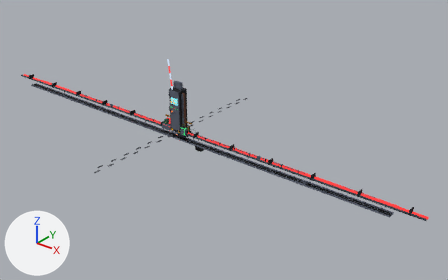
The glTF model packages/app/public/city/room-detail-alchemia-props.glb: old version first, new version second.
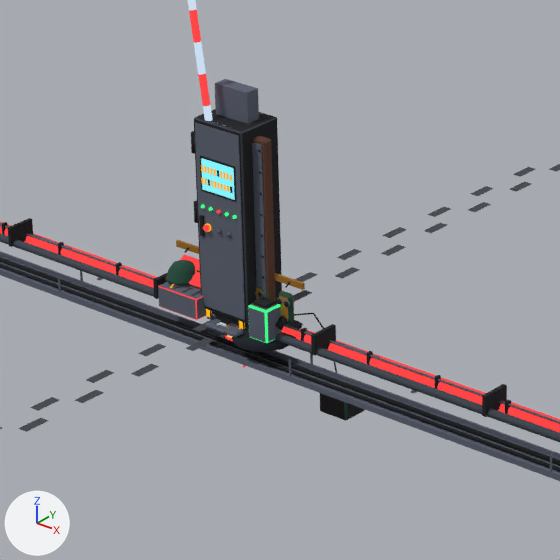
Old and new are each drawn whole from a camera (50 mm lens) standing at (17.58, -18.72, 11.89) and looking at (2.0, 0.75, -0.19) and again close up on the part from 29% to 55% of the width and 23% to 65% of the height. The axes (+X, +Y, +Z) are drawn at lower left. The lights are the same throughout. The older version's two pictures come first.

Names of what the first close-up shows: 'rd-p1-barrier', 'rd-p1-ceiling', 'rd-p1-floor', 'rd-p2-cabinet', 'rd-p2-pipes', 'rd-p2-tech', 'rd-shelter-conduit', 'rd-shelter-door', 'rd-shelter-hebi', 'rd-shelter-masks', 'rd-shelter-prints' and 4 more.
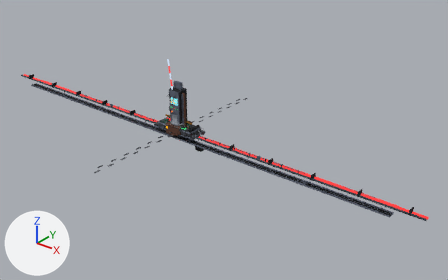
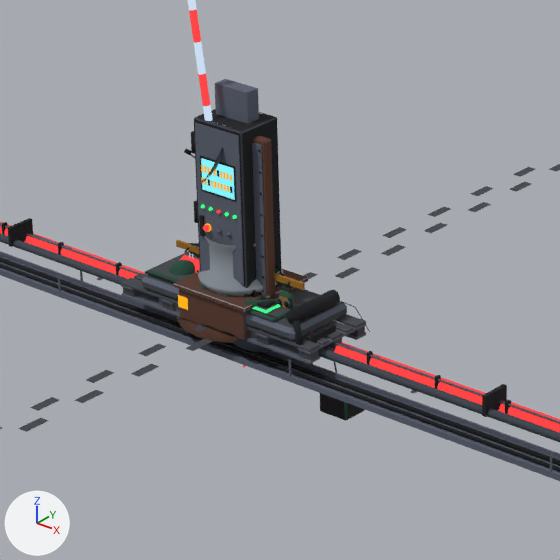
Location of each change, (x1, y1, x2, y2) in pixels of the close-ups (560 x 560 px):
'rd-ren-bed', added
    after: (121, 251, 370, 364)
'rd-pav-extractor', added
    after: (174, 236, 308, 343)
'rd-pav-hebi', added (mostly hidden)
    after: (188, 243, 292, 292)
'rd-ren-mast', added
    after: (156, 149, 223, 321)
'rd-p2-tech', unchanged, covered by the edit
    before: (158, 254, 281, 343)
    after: (159, 254, 280, 339)

The change, as a list of edits to the scene's bpy script:
```text
Add me_rd_pav_hebi:
    me_rd_pav_hebi.from_pydata(...)  # 176 vertices, 88 faces; spans x -0.76..0.644, y -0.012..-0.004, z 0.0..0.669
    me_rd_pav_hebi.materials.append(mat_city_palette)
Add me_rd_pav_extractor:
    me_rd_pav_extractor.from_pydata(...)  # 532 vertices, 884 faces; spans x -0.61..0.61, y -0.62..0.62, z 0.0..1.6
    me_rd_pav_extractor.materials.append(mat_city_palette)
Add me_rd_ren_mast:
    me_rd_ren_mast.from_pydata(...)  # 367 vertices, 586 faces; spans x -0.55..0.08, y -0.6..0.12, z 0.0..2.08
    me_rd_ren_mast.materials.append(mat_city_palette)
Add me_rd_ren_bed:
    me_rd_ren_bed.from_pydata(...)  # 620 vertices, 1104 faces; spans x -1.2..1.2, y -0.4..0.45, z 0.0..0.41
    me_rd_ren_bed.materials.append(mat_city_palette)
Add ob_rd_pav_hebi:
    ob_rd_pav_hebi = bpy.data.objects.new('rd-pav-hebi', me_rd_pav_hebi)
    ob_rd_pav_hebi.location = (0.0, 0.0, 0.0)
Add ob_rd_pav_extractor:
    ob_rd_pav_extractor = bpy.data.objects.new('rd-pav-extractor', me_rd_pav_extractor)
    ob_rd_pav_extractor.location = (0.0, 0.0, 0.0)
Add ob_rd_ren_mast:
    ob_rd_ren_mast = bpy.data.objects.new('rd-ren-mast', me_rd_ren_mast)
    ob_rd_ren_mast.location = (0.0, 0.0, 0.0)
Add ob_rd_ren_bed:
    ob_rd_ren_bed = bpy.data.objects.new('rd-ren-bed', me_rd_ren_bed)
    ob_rd_ren_bed.location = (0.0, 0.0, 0.0)
```
